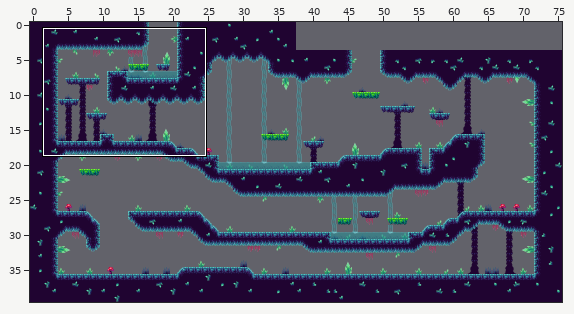
Two versions of a level (Tiled map, assets/tiled maps/blue_map.tmx). The picture above shows the old version from afar; the outline marks the close-up.
Close-up. The starting point:
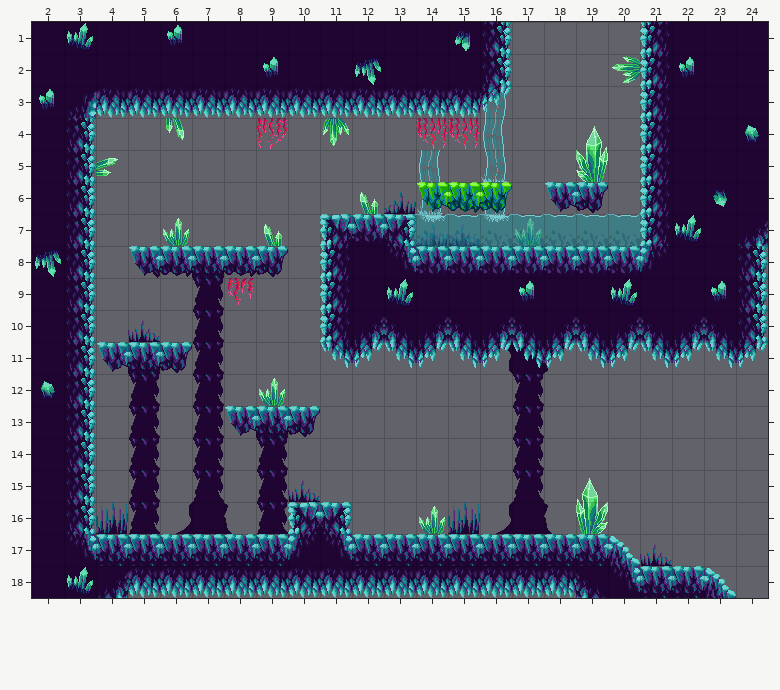
Cells are 32x32 px. Shown: x 2..24, y 1..18. The commit also changed other parts of the map, which this record leaves out.
And afterwards:
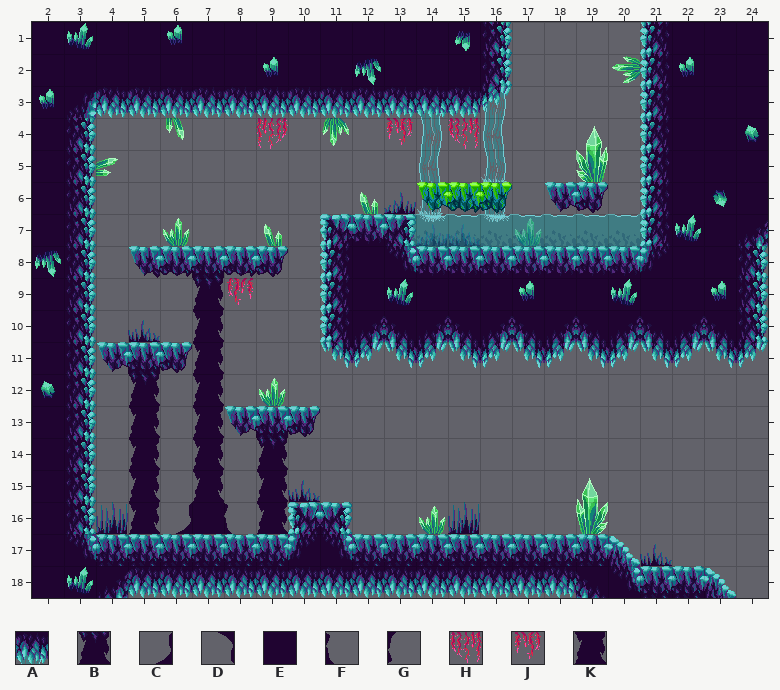
Key: from "blue_tileset": A 6, B 29, C 35, D 35 flipped up-down, E 36, F 37, G 37 flipped up-down, H 44, J 45, K 49.
_ is an empty cell.
See-through tiles are keyed as they look on the map.
Diff:
Layer "scenery":
y 3: x 14 _ -> A
y 4: x 13..14 _H -> JA
y 10: x 7 B -> K
y 11: x 7 B -> K; x 16..18 DEG -> ___
y 12: x 7 B -> K; x 17 B -> _
y 13..14: x 5 B -> K; x 7 B -> K; x 17 B -> _
y 15: x 5 B -> K; x 7 B -> K; x 9 B -> K; x 17 B -> _
y 16: x 5 B -> K; x 9 B -> K; x 16..18 CEF -> ___
